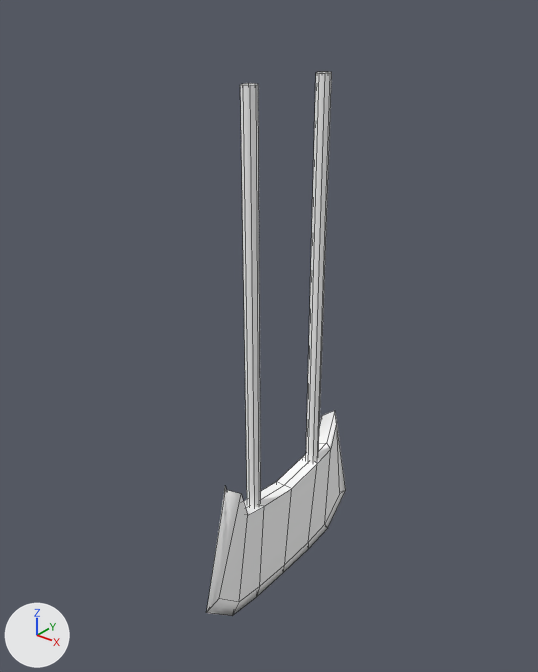
An edit to the FBX model Assets/3D/Hachoir.FBX, drawn before and after from the same camera.
Both versions are drawn from a camera (50 mm lens) standing at (1.402, -1.845, 2.185) and looking at (-0.059, -0.02, 1.054). The axes (+X, +Y, +Z) are drawn at lower left. The lights are the same throughout. Mesh edges are drawn as thin lines. Where no turn or scale is listed for an object, it has been applied to the vertices.

The first picture shows 'Hachoir'.
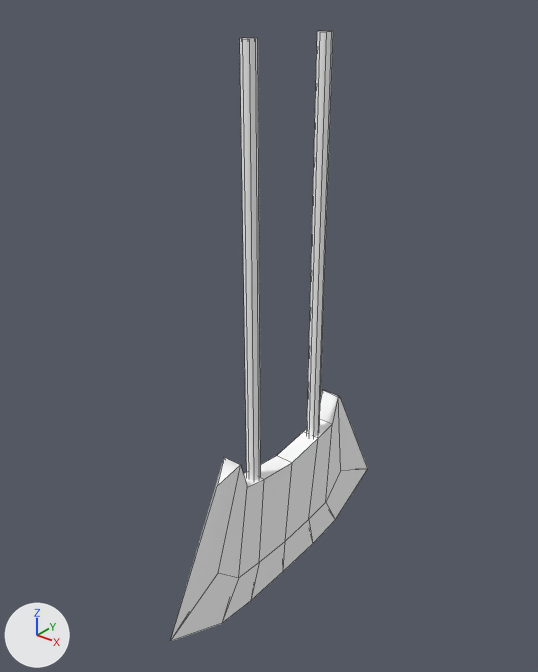
Changed parts and their boxes (x1, y1, x2, y2) in the pictures (538 x 672 px; the box of a moved part takes in the faces that stretch with it):
```json
{"object": "Hachoir", "change": "reshaped", "before": [207, 71, 346, 616], "after": [170, 30, 368, 642], "on screen": "42% wider, 12% taller"}
{"part": 1, "of": "me_mesh", "change": "moved or reshaped", "before": [240, 83, 261, 507], "after": [240, 37, 261, 480]}
{"part": 2, "of": "me_mesh", "change": "moved or reshaped", "before": [306, 71, 332, 463], "after": [307, 30, 333, 437]}
{"part": 3, "of": "me_mesh", "change": "rebuilt", "before": [207, 410, 346, 616], "after": [170, 390, 368, 642], "on screen": "42% wider, 22% taller"}
```

The change, as JSON lines over the scene's bpy script:
```json
{"block": "me_mesh", "where": "# used by ob_hachoir; location = (0.0, 0.0, 0.0)"}
{"op": "remove", "block": "me_mesh", "code": "me_mesh.from_pydata(...)  # 74 vertices, 56 faces; spans x -0.04..0.04, y -0.45..0.45, z -0.01..1.91"}
{"op": "add", "block": "me_mesh", "code": "me_mesh.from_pydata(...)  # 69 vertices, 52 faces; spans x -0.04..0.04, y -0.63..0.63, z 0.0..2.03"}
{"block": "me_mesh", "change": "me_mesh part 1: the loose piece of 16 vertices spanning x -0.02..0.02, y -0.21..-0.16, z 0.41..1.91 is moved by (0.0, 0.0, 0.12)"}
{"block": "me_mesh", "change": "me_mesh part 2: the loose piece of 16 vertices spanning x -0.02..0.02, y 0.16..0.21, z 0.41..1.91 is moved by (0.0, 0.0, 0.12)"}
{"block": "me_mesh", "change": "me_mesh part 3: the loose piece of 42 vertices spanning x -0.04..0.04, y -0.45..0.45, z -0.01..0.61 is rebuilt with 37 vertices and now spans x -0.04..0.04, y -0.63..0.63, z 0.0..0.7"}
```
